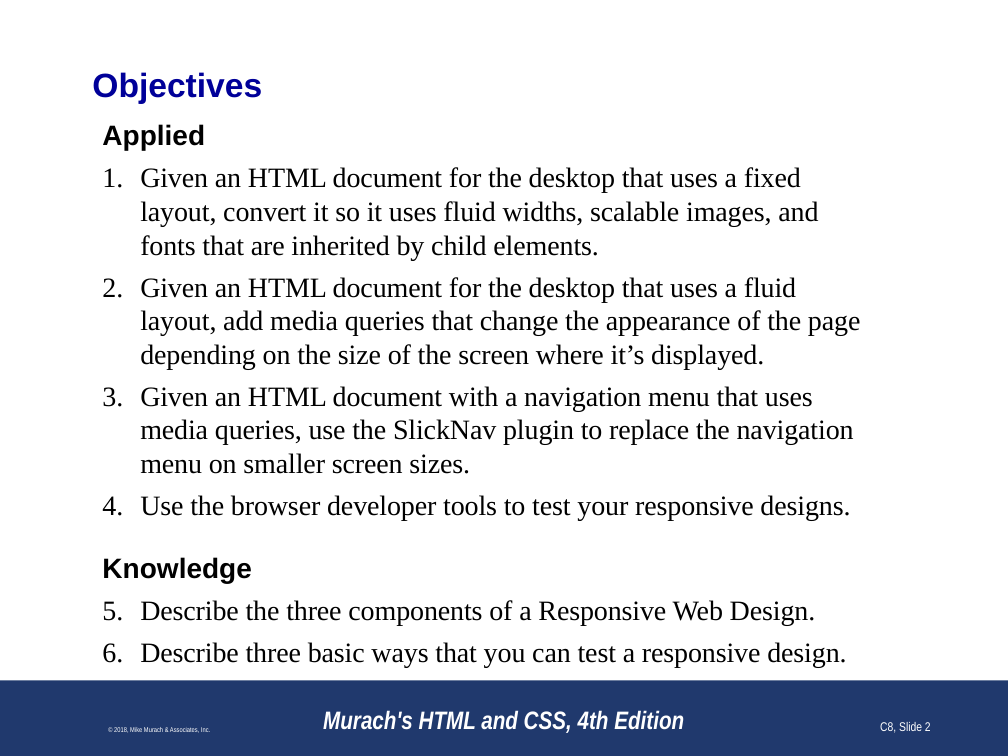
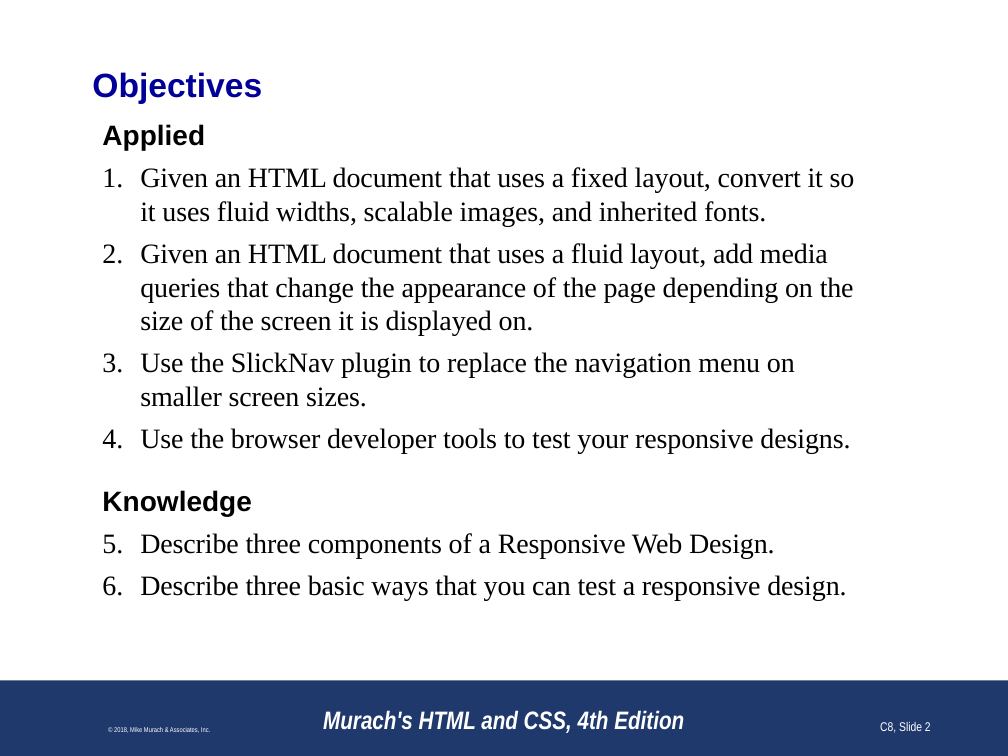
Before and after one commit to paulsmithkc/awd1000_base_lab_and_homework, a slide deck: slide 2 of murach_html_4e/slides/Chapter 8 slides (Revised).pptx. Drawn at 1008x756 pixels with LibreOffice and Linux fonts; fonts in the diff are those of the drawing; background and template pictures are left out. Boxes give left, top, right and bottom in pixels: in the first picture for what was removed or moved away, otherwise in the second. Text is boxed around its words. In the diff, an @@ line names an element or a change of style, - is before the commit and + after.

```diff
--- a/murach_html_4e/slides/Chapter 8 slides (Revised).pptx
+++ b/murach_html_4e/slides/Chapter 8 slides (Revised).pptx
@@ text at [140,167,855,407]: text changed @@
-1. Given an HTML document for the desktop that uses a fixed layout, convert it so it uses fluid widths, scalable images, and fonts that are inherited by child elements.
-2. Given an HTML document for the desktop that uses a fluid layout, add media queries that change the appearance of the page depending on the size of the screen where it’s displayed.
-3. Given an HTML document with a navigation menu that uses media queries, use the SlickNav plugin to replace the navigation menu on smaller screen sizes.
+1. Given an HTML document that uses a fixed layout, convert it so it uses fluid widths, scalable images, and inherited fonts.
+2. Given an HTML document that uses a fluid layout, add media queries that change the appearance of the page depending on the size of the screen it is displayed on.
+3. Use the SlickNav plugin to replace the navigation menu on smaller screen sizes.
@@ text at [140,533,775,558]: text changed @@
-1. Describe the three components of a Responsive Web Design.
+1. Describe three components of a Responsive Web Design.
```
Also in this commit, not shown: 32 other slides changed, 3 slides added, 5 slides removed.
